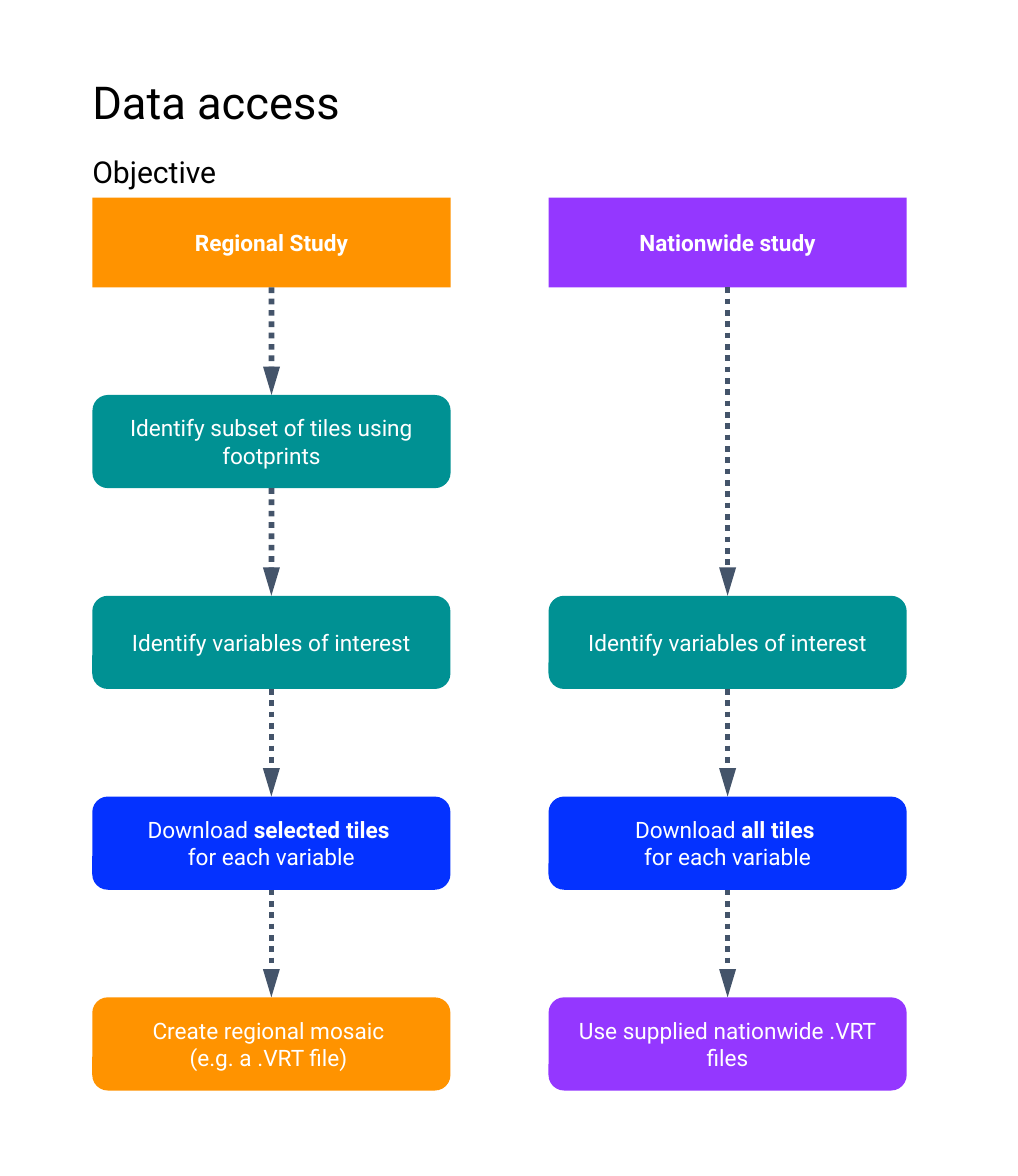
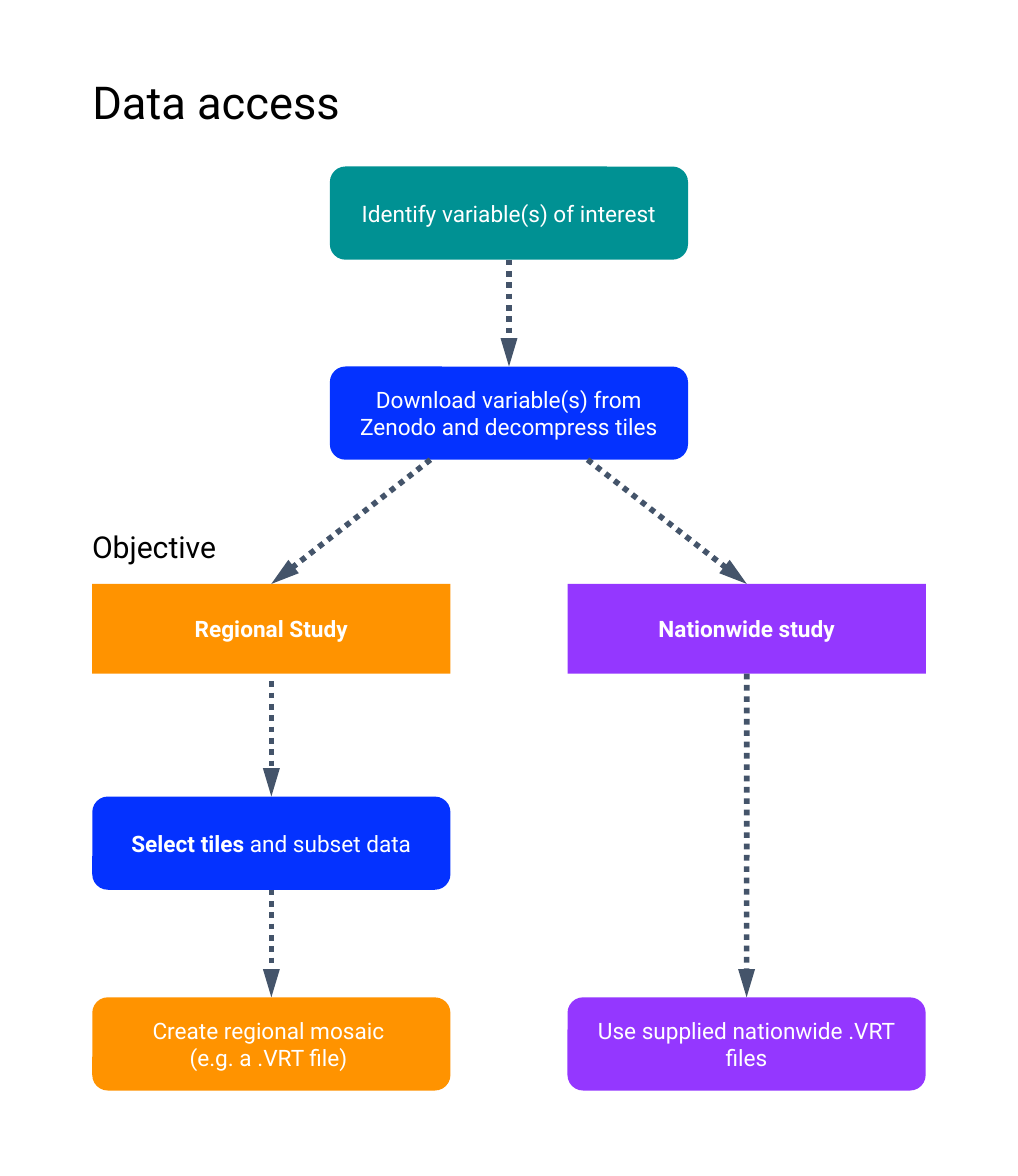
Before and after one commit to jakobjassmann/ecodes-dk-lidar, a slide deck: slide 1 of documentation/figure_5_data_access.pptx. Drawn at 1018x1176 pixels with LibreOffice and Linux fonts; fonts in the diff are those of the drawing. Boxes give left, top, right and bottom in pixels: in the first picture for what was removed or moved away, otherwise in the second. Text is boxed around its words. In the diff, an @@ line names an element or a change of style, - is before the commit and + after.

```diff
--- a/documentation/figure_5_data_access.pptx
+++ b/documentation/figure_5_data_access.pptx
@@ rounded rectangle "Identify variable(s) of interest": place and size @@
-rounded rectangle "Identify variable(s) of interest" at <box>548,596,907,690</box>
+rounded rectangle "Identify variable(s) of interest" at <box>330,167,688,261</box>
@@ text in rounded rectangle at <box>362,204,656,227</box>: text changed @@
-Identify variables of interest
+Identify variable(s) of interest
@@ arrow moved from (271, 288) - (271, 395) to (509, 259) - (509, 366) @@
@@ arrow removed from (728, 288) to (728, 596) @@
@@ rounded rectangle "Download variable(s) from Zenodo and ...": place and size @@
-rounded rectangle "Download variable(s) from Zenodo and ..." at <box>548,797,907,890</box>
+rounded rectangle "Download variable(s) from Zenodo and ..." at <box>330,366,688,460</box>
@@ rounded rectangle removed at <box>92,395,451,489</box> @@
-Identify subset of tiles using footprints
@@ text in rounded rectangle at <box>360,390,657,440</box>: text changed @@
-Download all tiles
-for each variable
+Download variable(s) from Zenodo and decompress tiles
@@ arrow moved from (271, 489) - (271, 596) to (430, 460) - (271, 584) @@
@@ arrow added from (588, 460) to (747, 584), #44546A 3 pt dashed @@
@@ text "Objective": place and size @@
-text "Objective" at <box>92,160,216,190</box>
+text "Objective" at <box>92,535,216,565</box>
@@ rectangle "Regional Study": place and size @@
-rectangle "Regional Study" at <box>92,198,451,288</box>
+rectangle "Regional Study" at <box>92,584,451,673</box>
@@ rounded rectangle removed at <box>92,596,451,690</box> @@
-Identify variables of interest
@@ rectangle "Nationwide study": place and size @@
-rectangle "Nationwide study" at <box>548,198,907,288</box>
+rectangle "Nationwide study" at <box>567,584,926,673</box>
@@ arrow moved from (271, 688) - (271, 797) to (271, 681) - (271, 797) @@
@@ arrow moved from (728, 688) - (728, 797) to (747, 673) - (747, 998) @@
@@ text in rounded rectangle at <box>131,835,411,853</box>: text changed @@
-Download selected tiles
-for each variable
+Select tiles and subset data
@@ arrow removed from (728, 889) to (728, 998) @@
@@ rounded rectangle "Use supplied nationwide .VRT files": place and size @@
-rounded rectangle "Use supplied nationwide .VRT files" at <box>548,998,907,1091</box>
+rounded rectangle "Use supplied nationwide .VRT files" at <box>567,998,926,1091</box>
```
Also in this commit, not shown: 2 other files.
